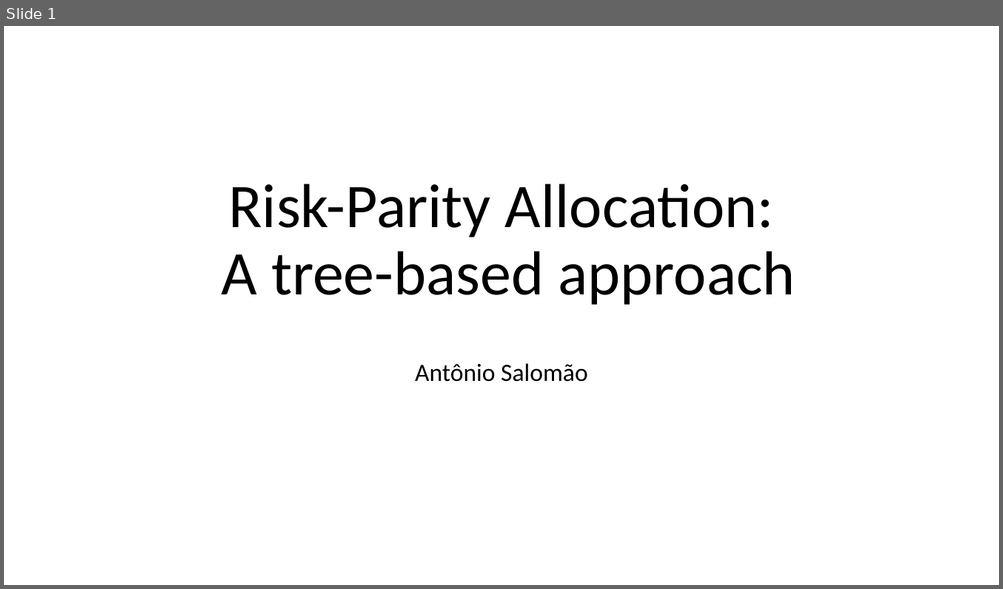
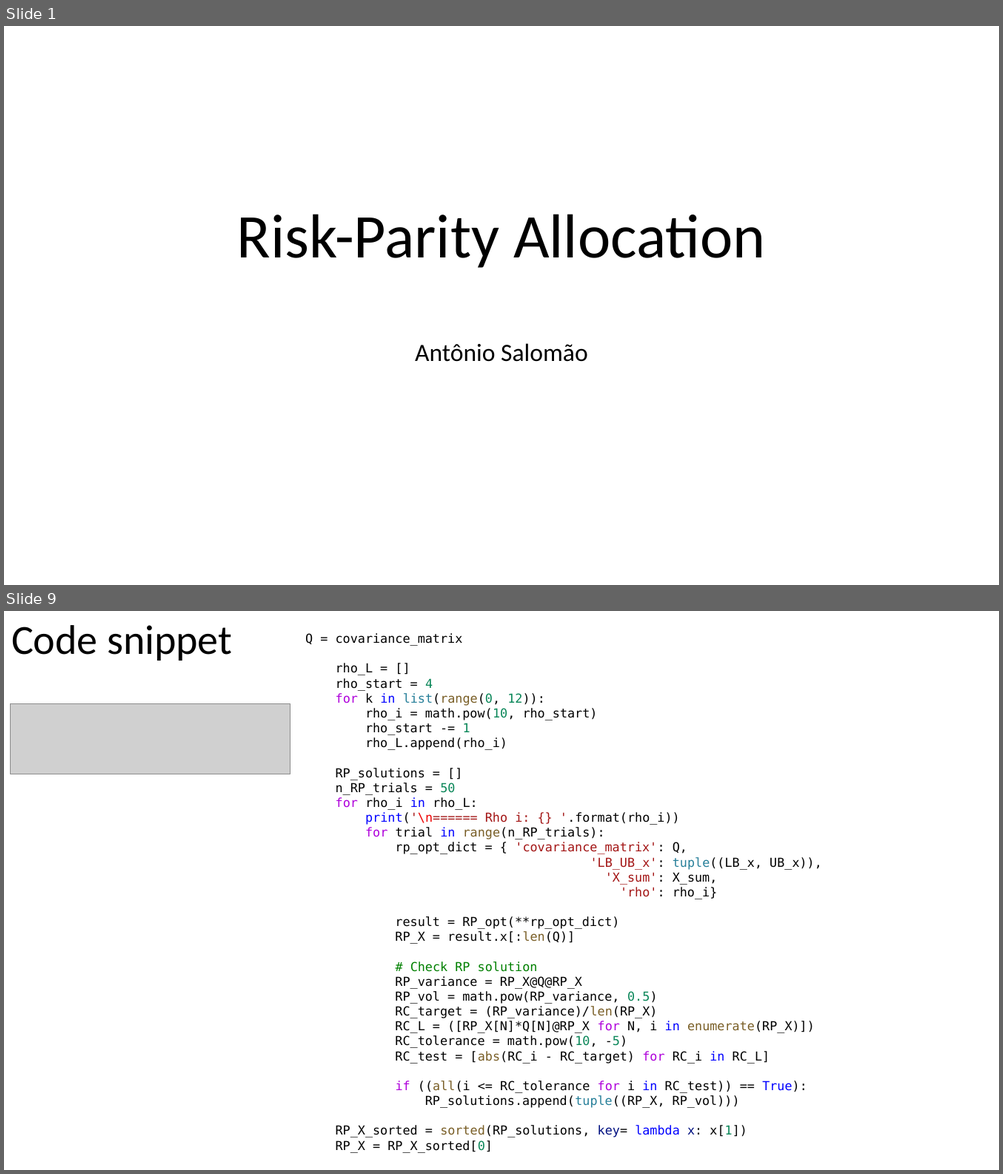
Before and after one commit to antoniosalomao/MPE_1, a slide deck: risk_parity_mpe_risco.pptx. Shown one above the other, each under a label of ours: slide 1 before the commit, slides 1 and 9 after it; the slides between them are not shown. The pictures are 1003x589 and 1003x1174 pixels, drawn with LibreOffice and Linux fonts; fonts in the diff are those of the drawing; grey boxes stand for pictures. Boxes give left, top, right and bottom in pixels: in the first picture for what was removed or moved away, otherwise in the second. Text is boxed around its words. In the diff, an @@ line names an element or a change of style, - is before the commit and + after.

```diff
--- a/risk_parity_mpe_risco.pptx
+++ b/risk_parity_mpe_risco.pptx
@@ slide 9 added at <box>4,611,999,1170</box>, background #FFFFFF @@
@@ title added at <box>11,625,232,661</box>, 40 pt, text #000000 @@
+Code snippet
@@ text added at <box>305,633,822,1153</box>, 12 pt, text #000000 @@
+Q = covariance_matrix
+rho_L = []
+rho_start = 4
+for k in list(range(0, 12)):
+rho_i = math.pow(10, rho_start)
+rho_start -= 1
+rho_L.append(rho_i)
+RP_solutions = []
+n_RP_trials = 50
+for rho_i in rho_L:
+print('\n====== Rho i: {} '.format(rho_i))
+for trial in range(n_RP_trials):
+rp_opt_dict = { 'covariance_matrix': Q,
+'LB_UB_x': tuple((LB_x, UB_x)),
+'X_sum': X_sum,
+'rho': rho_i}
+result = RP_opt(**rp_opt_dict)
+RP_X = result.x[:len(Q)]
+# Check RP solution
+RP_variance = RP_X@Q@RP_X
+RP_vol = math.pow(RP_variance, 0.5)
+RC_target = (RP_variance)/len(RP_X)
+RC_L = ([RP_X[N]*Q[N]@RP_X for N, i in enumerate(RP_X)])
+RC_tolerance = math.pow(10, -5)
+RC_test = [abs(RC_i - RC_target) for RC_i in RC_L]
+if ((all(i <= RC_tolerance for i in RC_test)) == True):
+RP_solutions.append(tuple((RP_X, RP_vol)))
+RP_X_sorted = sorted(RP_solutions, key= lambda x: x[1])
+RP_X = RP_X_sorted[0]
@@ picture added at <box>11,704,290,775</box> @@
@@ slide 1 changed as well @@
@@ title at <box>237,214,765,268</box>: text changed @@
-Risk-Parity Allocation:
-A tree-based approach
+Risk-Parity Allocation
@@ subtitle "Antônio Salomão": place and size @@
-subtitle "Antônio Salomão" at <box>415,363,588,382</box>
+subtitle "Antônio Salomão" at <box>415,343,588,362</box>
```
Also in this commit, not shown: 1 other slide changed, 6 other slides added, 8 slides removed.
